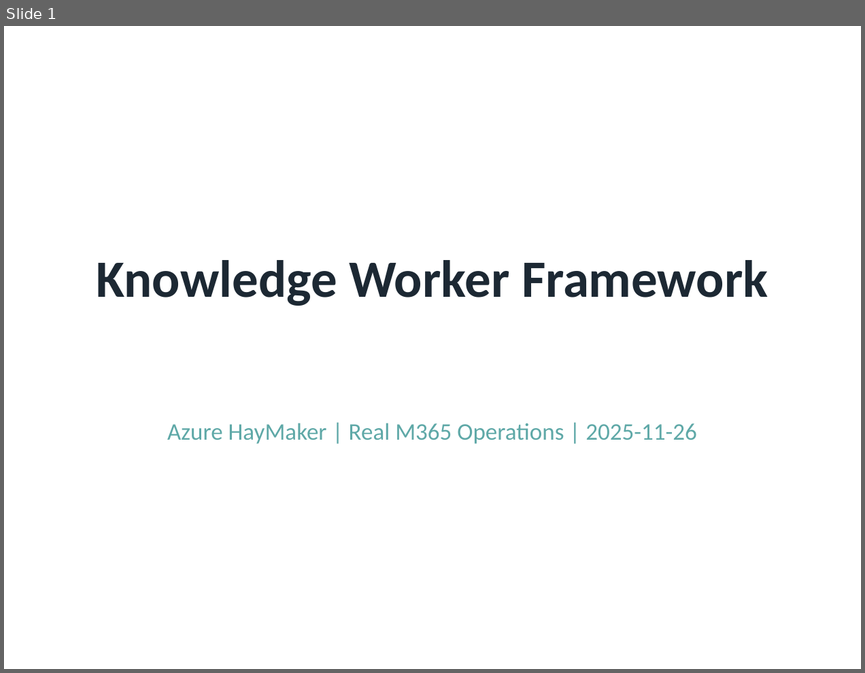
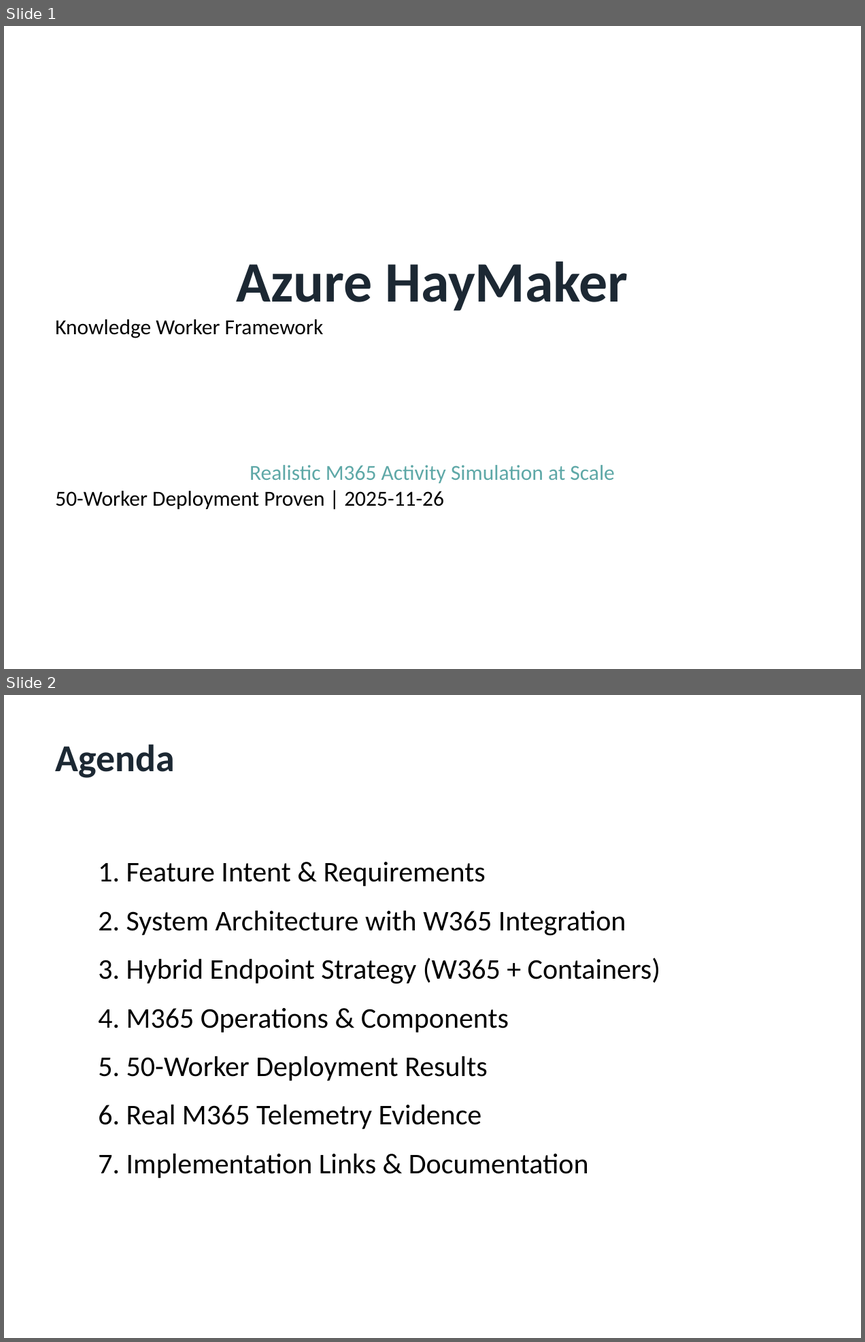
Before and after one commit to rysweet/AzureHayMaker, a slide deck: KnowledgeWorker-E2E-Evidence.pptx. Shown one above the other, each under a label of ours: slide 1 before the commit, slides 1 and 2 after it. The pictures are 865x673 and 865x1342 pixels, drawn with LibreOffice and Linux fonts; fonts in the diff are those of the drawing. Boxes give left, top, right and bottom in pixels: in the first picture for what was removed or moved away, otherwise in the second. Text is boxed around its words. In the diff, an @@ line names an element or a change of style, - is before the commit and + after.

```diff
--- a/KnowledgeWorker-E2E-Evidence.pptx
+++ b/KnowledgeWorker-E2E-Evidence.pptx
@@ slide 2 added at (x1=4, y1=695, x2=861, y2=1338), background #FFFFFF @@
@@ text added at (x1=55, y1=744, x2=175, y2=778), 32 pt, text #1C2833, bold @@
+Agenda
@@ text added at (x1=98, y1=862, x2=660, y2=1178), 24 pt, text #000000 @@
+1. Feature Intent & Requirements
+2. System Architecture with W365 Integration
+3. Hybrid Endpoint Strategy (W365 + Containers)
+4. M365 Operations & Components
+5. 50-Worker Deployment Results
+6. Real M365 Telemetry Evidence
+7. Implementation Links & Documentation
@@ slide 1 changed as well @@
@@ text at (x1=236, y1=261, x2=628, y2=311): paragraph added @@
+Azure HayMaker
@@ text at (x1=55, y1=319, x2=324, y2=338): size 44 to 18 pt, text colour #1C2833 to #000000, bold off in "Knowledge Worker Framework"; alignment centre to left @@
@@ text at (x1=55, y1=465, x2=614, y2=509): text changed; size 20 to 18 pt @@
-Azure HayMaker | Real M365 Operations | 2025-11-26
+Realistic M365 Activity Simulation at Scale
+50-Worker Deployment Proven | 2025-11-26
```
Also in this commit, not shown: 5 other slides changed, 8 other slides added, 10 slides removed, 7 other files.
